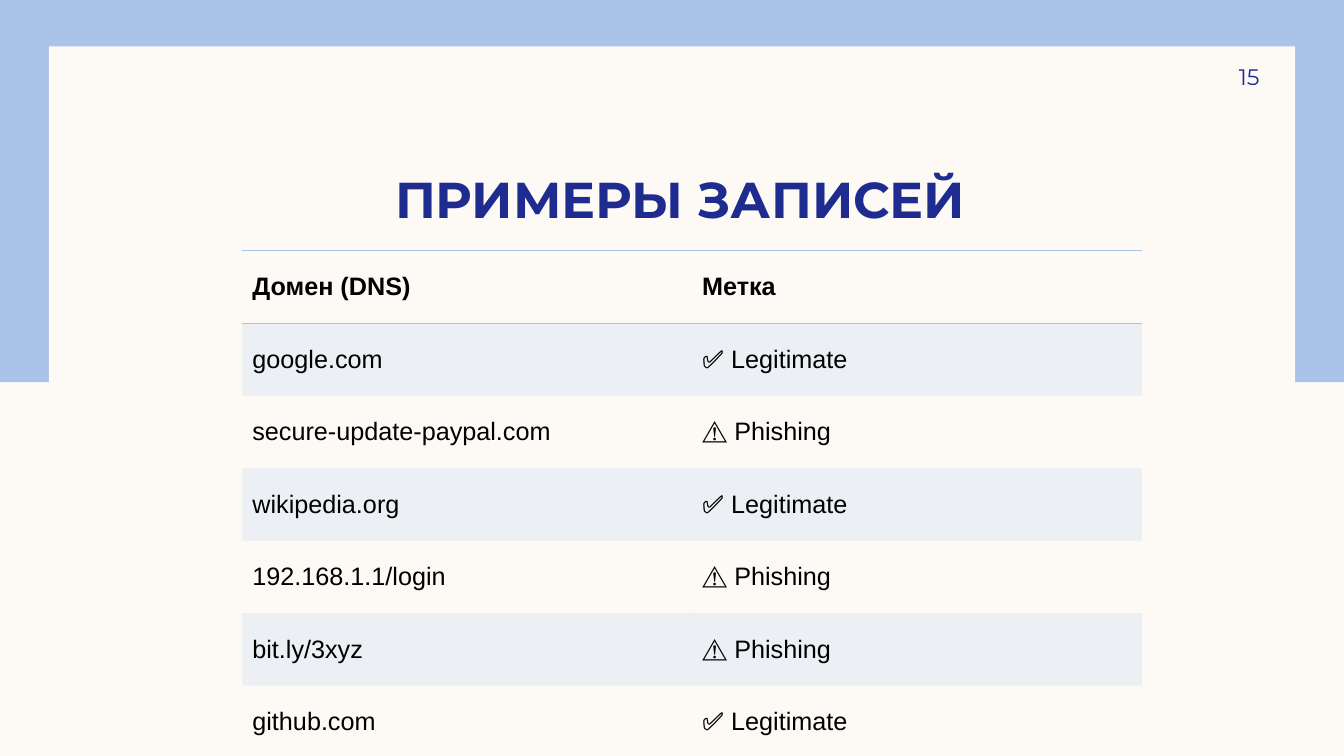
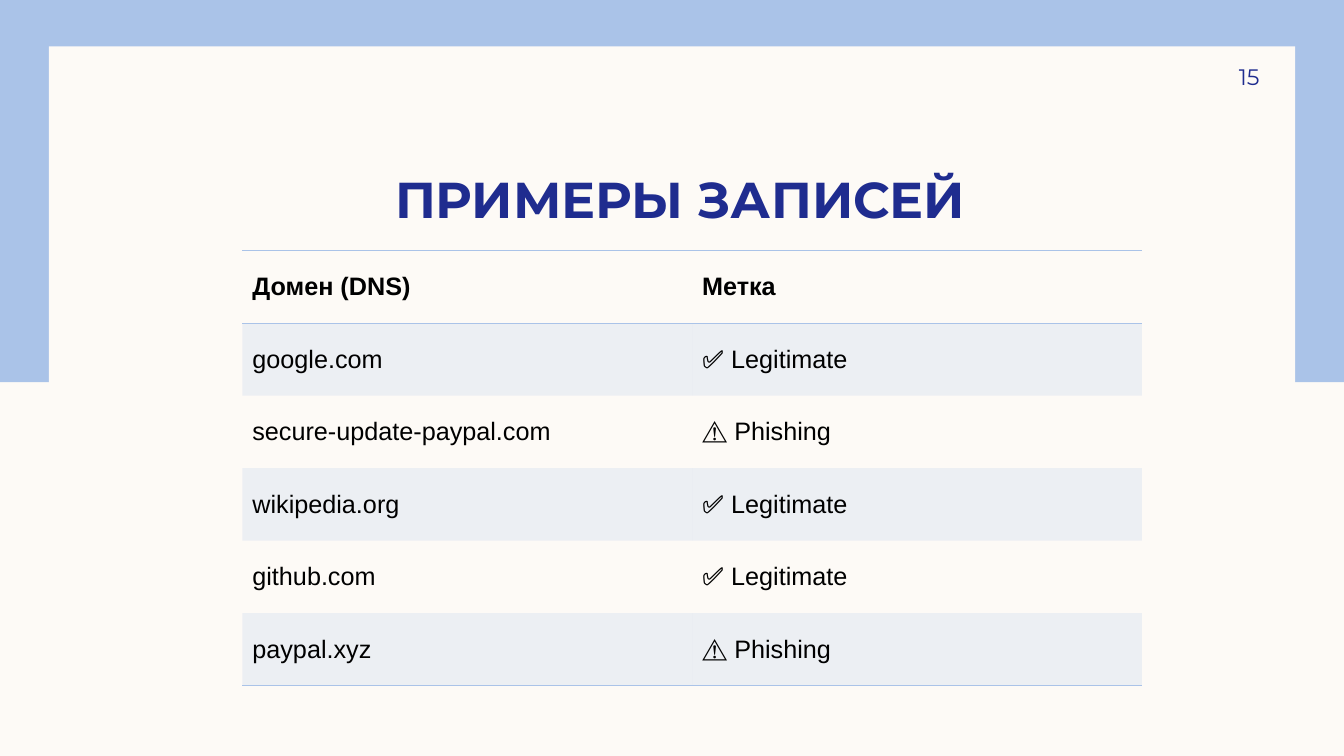
Before and after one commit to andreyilych/cs2valvesoftware, a slide deck: slide 15 of анализатор подозрительности доменных имен (DNS).pptx. Drawn at 1344x756 pixels with LibreOffice and Linux fonts; fonts in the diff are those of the drawing. Boxes give left, top, right and bottom in pixels: in the first picture for what was removed or moved away, otherwise in the second. Text is boxed around its words. In the diff, an @@ line names an element or a change of style, - is before the commit and + after.

```diff
--- a/анализатор подозрительности доменных имен (DNS).pptx
+++ b/анализатор подозрительности доменных имен (DNS).pptx
@@ table at [242, 251, 1141, 687] @@
-row 5: 192.168.1.1/login | ⚠️ Phishing
-row 6: bit.ly/3xyz | ⚠️ Phishing
+row 6: paypal.xyz | ⚠️ Phishing
```
Also in this commit, not shown: 5 other slides changed.
